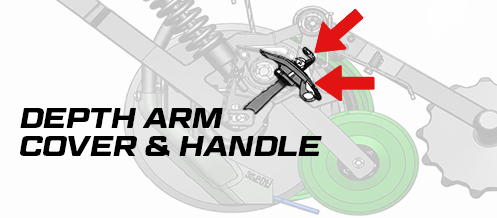
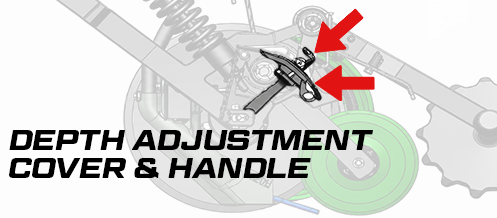
Layers edited between the first and the second 497x218 image:
renamed "depth arm cover & handle" to "depth ADJUSTMENT cover & handle", painted on it over 9, 108, 373, 178